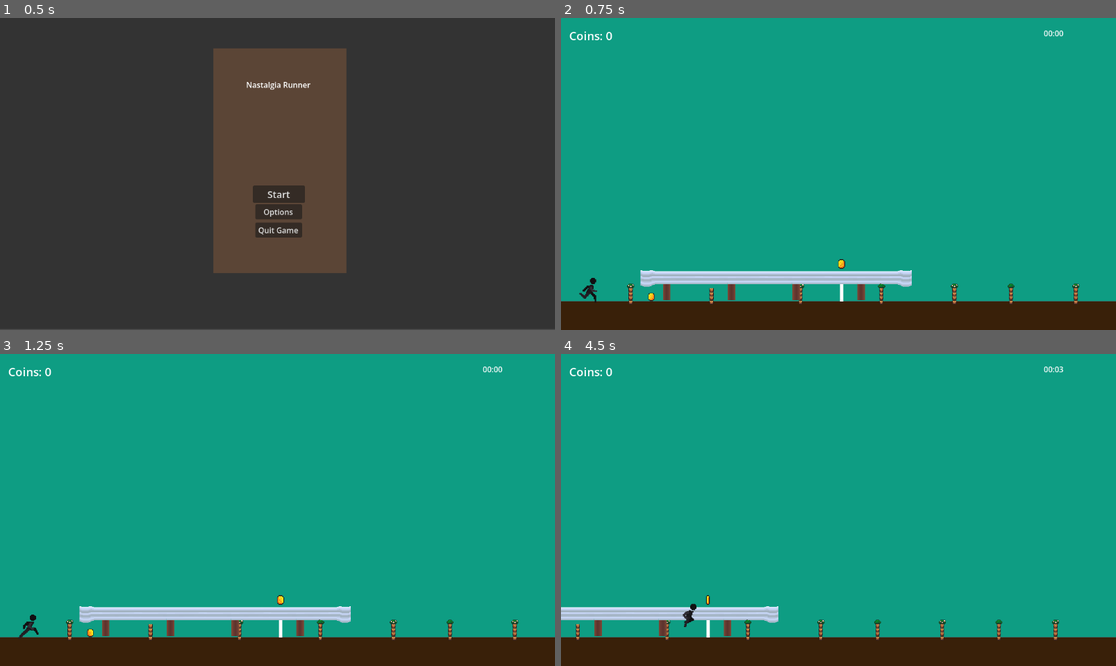
Above: before the commit, frames 1-4 (two rows, left to right).
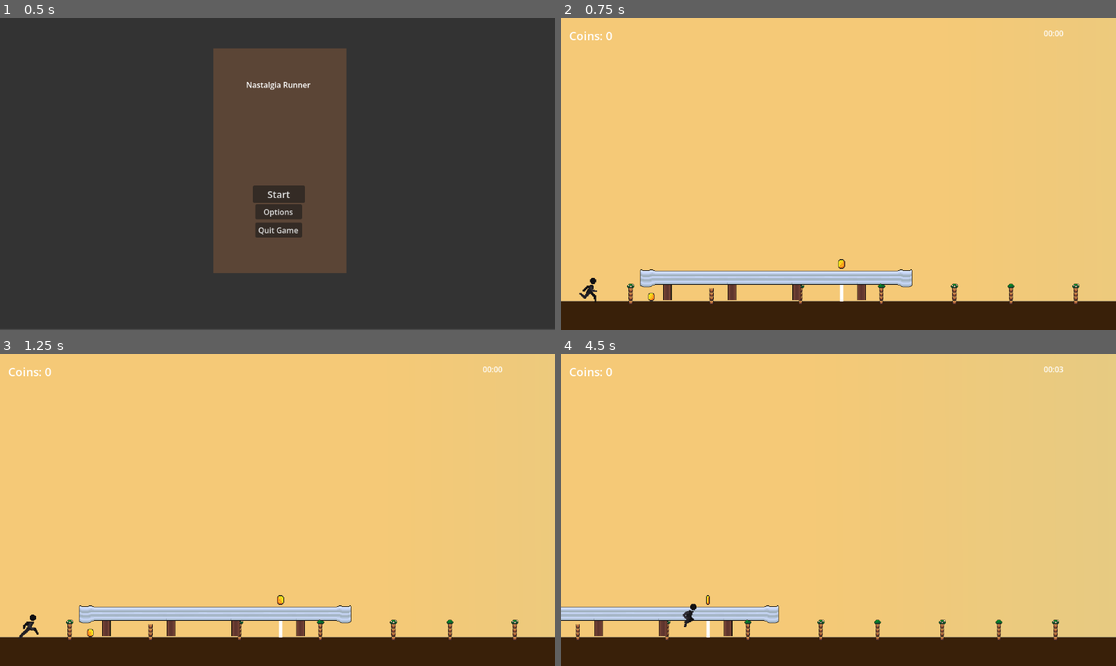
Above: after the commit, the same moments.

Repository: theejackalope/Gamin-the-Jamin
Game: Godot game, scene res://scenes/Menus/main_menu.tscn
The game is run twice, just before and just after one commit, with the same random seed, the same clock (stepped at 60 frames per second) and the same inputs.
Inputs:
- Up to frame 1 (0.5 s): no input
- Up to frame 2 (0.75 s): click "Start" at 0.5 s
- Up to frame 3 (1.25 s): no input
- Up to frame 4 (4.5 s): tap Enter (ui_accept) at 1.25, 1.52, 2.27, 3.77 s; hold Right (ui_right) 1.28-2.78 s; hold Left (ui_left) 2.78-3.53 s; hold Right (ui_right) from 3.53 s (still down)

Frame 1 is identical in both runs. In frame 2, 88% of the frame differs, in the area x 0-100%, y 0-91%; in frame 3, 88%; in frame 4, 89%.

Commit message:
more arts added and updated
bushes and more bushes and more outlines and a skybox

Diff:
--- a/Godot/gamin-the-jamin/scenes/Placeholders/sky.tscn
+++ b/Godot/gamin-the-jamin/scenes/Placeholders/sky.tscn
@@ -1,4 +1,6 @@
 [gd_scene format=3 uid="uid://dxjrpr4t3ydsp"]
+
+[ext_resource type="Texture2D" uid="uid://cc84mwoo1myhk" path="res://assets/art/textures/Level Template.png" id="1_3x81r"]
 
 [sub_resource type="CanvasTexture" id="CanvasTexture_jk741"]
 
@@ -10,3 +12,7 @@
 position = Vector2(7511.389, -300)
 scale = Vector2(15005.222, 587.25)
 texture = SubResource("CanvasTexture_jk741")
+
+[node name="skybackdrop" type="Sprite2D" parent="." unique_id=721525286]
+position = Vector2(7511, -300)
+texture = ExtResource("1_3x81r")
Binary file removed: Godot/gamin-the-jamin/assets/art/objects/Bush.png
Binary file added: Godot/gamin-the-jamin/assets/art/objects/Bush1.png
Not shown, added: Godot/gamin-the-jamin/assets/art/objects/Bush1.png.import
Binary file added: Godot/gamin-the-jamin/assets/art/objects/Bush2.png
Not shown, added: Godot/gamin-the-jamin/assets/art/objects/Bush2.png.import
Binary file changed: Godot/gamin-the-jamin/assets/art/objects/Girder.png
Binary file added: Godot/gamin-the-jamin/assets/art/textures/Level Template.png
Not shown, added: Godot/gamin-the-jamin/assets/art/textures/Level Template.png.import
Not shown, changed: Obsidian vault for GTJ/.obsidian/workspace.json
